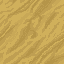
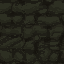
Revision of a layered 64 × 64 image; what changed, layer by layer:
pixels changed over [0, 0, 64, 64] (layer not identified)
